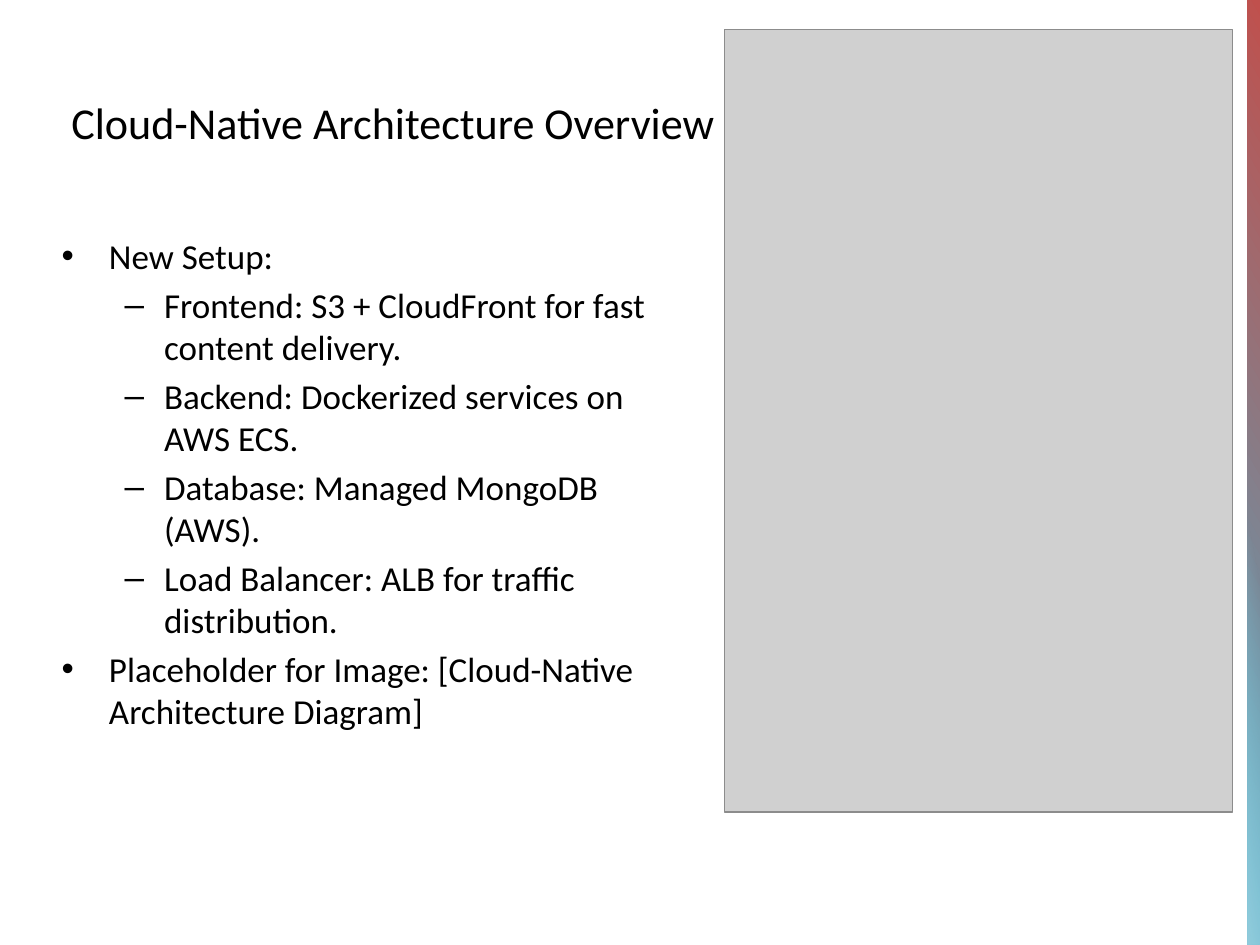
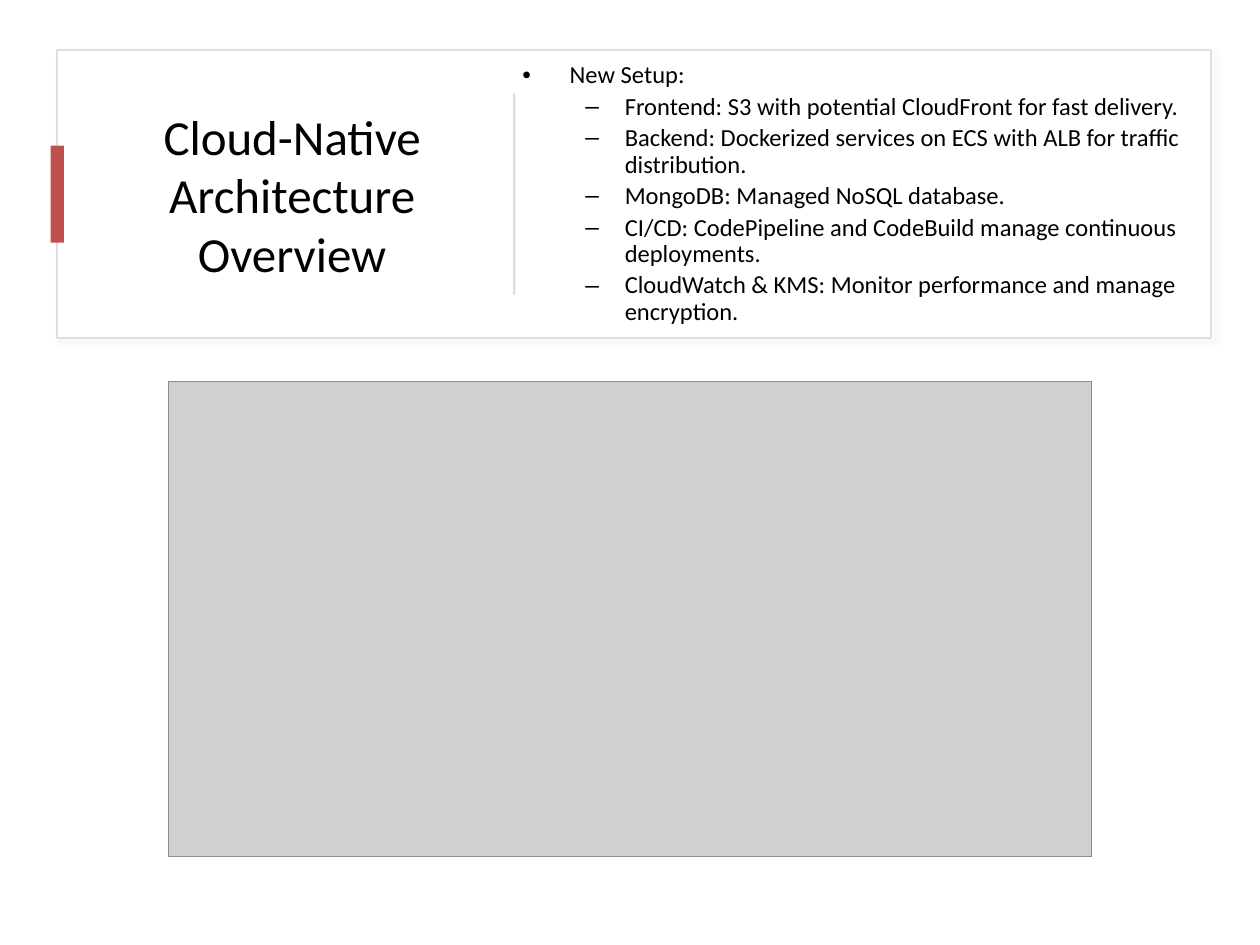
Before and after one commit to sanafe/master-2-thesis, a slide deck: slide 15 of ppt/presentation-m2-sana-alinia-29-08-2024.pptx. Drawn at 1260x945 pixels with LibreOffice and Linux fonts; fonts in the diff are those of the drawing; grey boxes stand for pictures. Boxes give left, top, right and bottom in pixels: in the first picture for what was removed or moved away, otherwise in the second. Text is boxed around its words. In the diff, an @@ line names an element or a change of style, - is before the commit and + after.

```diff
--- a/ppt/presentation-m2-sana-alinia-29-08-2024.pptx
+++ b/ppt/presentation-m2-sana-alinia-29-08-2024.pptx
@@ text "New Setup:": place and size @@
-text "New Setup:" at [109,246,645,730]
+text "New Setup:" at [570,67,1179,324]
@@ text "New Setup:" at [570,67,1179,324]: vertical alignment top to middle @@
@@ rectangle removed at [1247,0,1260,945] @@
@@ rectangle added at [57,50,1211,338], fill #FFFFFF, outline #DEDEDE 1 pt @@
@@ picture removed at [724,30,1234,813] @@
@@ title "Cloud-Native Architecture Overview": place and size @@
-title "Cloud-Native Architecture Overview" at [71,108,714,140]
+title "Cloud-Native Architecture Overview" at [164,121,421,273]
@@ title "Cloud-Native Architecture Overview" at [164,121,421,273]: size 25.2 to 28 pt; vertical alignment bottom to middle @@
@@ text at [570,67,685,87]: size 20 to 14 pt in "New Setup:"; line spacing 1 to 0.9; less space between paragraphs @@
@@ rectangle added at [513,93,515,294], fill #D5D5D5 @@
@@ text at [625,98,1179,324]: text changed; size 20 to 14 pt @@
-  – Frontend: S3 + CloudFront for fast content delivery.
-  – Backend: Dockerized services on AWS ECS.
-  – Database: Managed MongoDB (AWS).
-  – Load Balancer: ALB for traffic distribution.
-• Placeholder for Image: [Cloud-Native Architecture Diagram]
+  – Frontend: S3 with potential CloudFront for fast delivery.
+  – Backend: Dockerized services on ECS with ALB for traffic distribution.
+  – MongoDB: Managed NoSQL database.
+  – CI/CD: CodePipeline and CodeBuild manage continuous deployments.
+  – CloudWatch & KMS: Monitor performance and manage encryption.
@@ rectangle added at [50,146,63,243], fill #C0504D @@
@@ picture added at [169,382,1092,857] @@
@@ rectangle removed at [1247,486,1260,945] @@
```
Also in this commit, not shown: 7 other slides changed, 1 other file.
